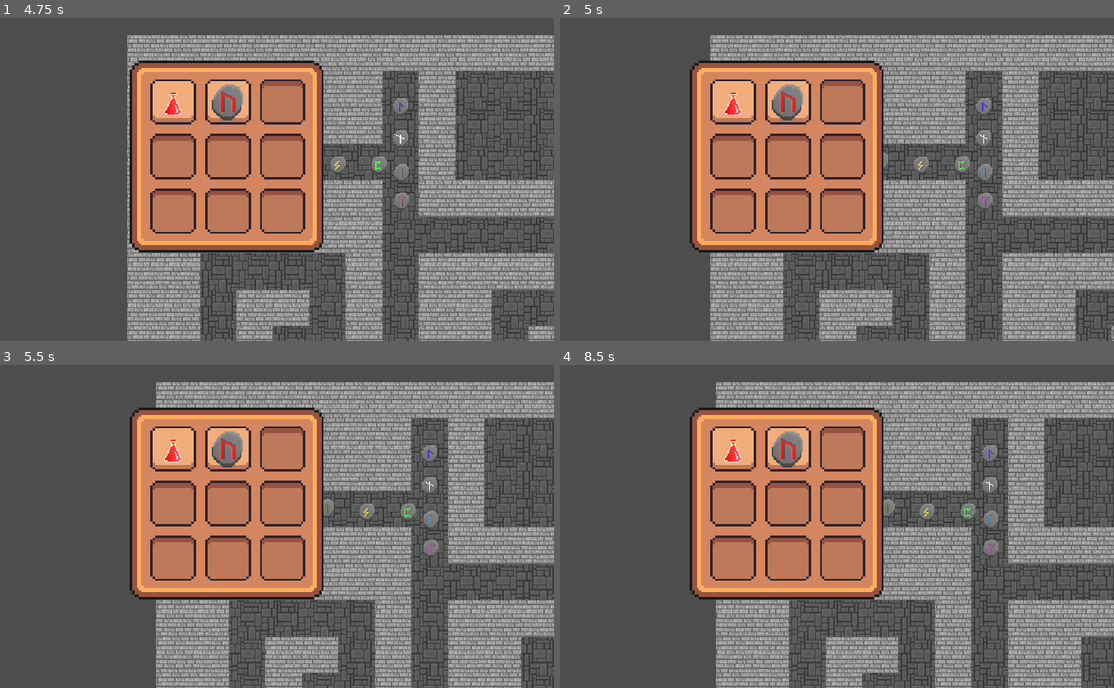
Above: before the commit, frames 1-4 (two rows, left to right).
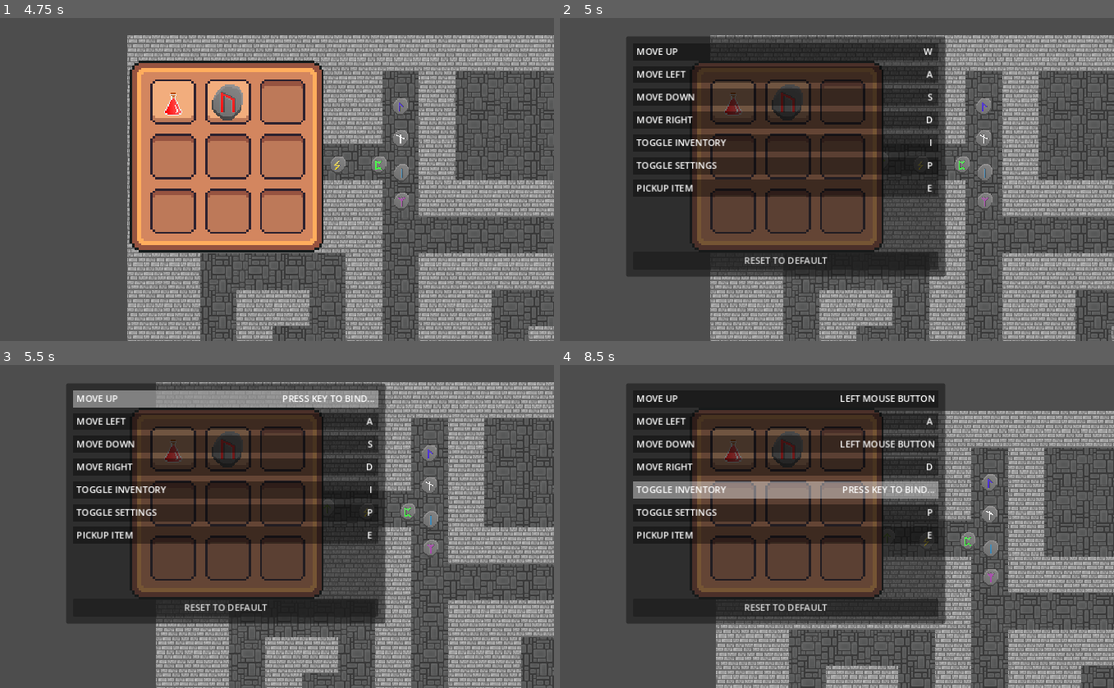
Above: after the commit, the same moments.

Repository: JCudak/ConquerDarkness
Game: Godot game, scene res://assets/scenes/main.tscn
The game is run twice, just before and just after one commit, with the same random seed, the same clock (stepped at 60 frames per second) and the same inputs.
Inputs (mouse positions are in pixels of both pictures, inside the frame that each line leads up to):
- Up to frame 1 (4.75 s): tap Enter at 0.5 s; move the mouse to (371, 137) at 0.52 s; hold D (right) 0.53-1.28 s; hold E (pickup_item) 0.53-1.28 s; click (371, 137) at 0.67 s; move the mouse to (94, 176) at 1.27 s; hold S (down) 1.28-2.03 s; tap E (pickup_item) at 1.35, 2.85, 4.35 s; click (94, 176) at 1.42 s; move the mouse to (293, 76) at 2.02 s; hold D (right) 2.03-2.78 s; hold E (pickup_item) 2.03-2.78 s; click (293, 76) at 2.17 s; move the mouse to (193, 231) at 2.77 s; hold W (up) 2.78-3.53 s; click (193, 231) at 2.92 s; move the mouse to (421, 211) at 3.52 s; hold E (pickup_item) 3.53-4.28 s; hold A (left) from 3.53 s (still down); click (421, 211) at 3.67 s; tap I (toggle_inventory) at 4.15 s; move the mouse to (27, 101) at 4.27 s; click (27, 101) at 4.42 s
- Up to frame 2 (5 s): keep holding A (left); tap P (toggle_settings, bound only after the commit) at 4.9 s
- Up to frame 3 (5.5 s): release A (left) at 5 s; click (227, 397) at 5.02 s
- Up to frame 4 (8.5 s): click (787, 423) at 5.77 s; click (787, 445) at 6.52 s; click (787, 468) at 7.27 s; click (787, 490) at 8.02 s

Frame 1 is identical in both runs. In frame 2, 40% of the frame differs, in the area x 12-70%, y 5-81%; in frame 3, 39%; in frame 4, 62%, in the area x 12-100%, y 5-100%.

Commit message:
[33] added key bindings

Diff:
--- /dev/null
+++ b/assets/scenes/input_settings/input_button.tscn
@@ -0,0 +1,56 @@
+[gd_scene load_steps=4 format=3 uid="uid://c2boi33dg7won"]
+
+[sub_resource type="StyleBoxFlat" id="StyleBoxFlat_0hftw"]
+bg_color = Color(0, 0, 0, 0.392157)
+
+[sub_resource type="StyleBoxFlat" id="StyleBoxFlat_esvc1"]
+bg_color = Color(1, 1, 1, 0.392157)
+
+[sub_resource type="SystemFont" id="SystemFont_mifhc"]
+subpixel_positioning = 0
+
+[node name="InputButton" type="Button"]
+custom_minimum_size = Vector2(0, 30)
+anchors_preset = 10
+anchor_right = 1.0
+grow_horizontal = 2
+focus_mode = 0
+theme_override_styles/normal = SubResource("StyleBoxFlat_0hftw")
+theme_override_styles/hover = SubResource("StyleBoxFlat_esvc1")
+theme_override_styles/pressed = SubResource("StyleBoxFlat_esvc1")
+
+[node name="MarginContainer" type="MarginContainer" parent="."]
+layout_mode = 1
+anchors_preset = 15
+anchor_right = 1.0
+anchor_bottom = 1.0
+grow_horizontal = 2
+grow_vertical = 2
+theme_override_constants/margin_left = 6
+theme_override_constants/margin_top = 3
+theme_override_constants/margin_right = 6
+theme_override_constants/margin_bottom = 3
+
+[node name="HBoxContainer" type="HBoxContainer" parent="MarginContainer"]
+layout_mode = 2
+
+[node name="LabelAction" type="Label" parent="MarginContainer/HBoxContainer"]
+layout_mode = 2
+mouse_filter = 1
+theme_override_fonts/font = SubResource("SystemFont_mifhc")
+text = "action name"
+vertical_alignment = 1
+uppercase = true
+
+[node name="Spacer" type="Control" parent="MarginContainer/HBoxContainer"]
+layout_mode = 2
+size_flags_horizontal = 3
+mouse_filter = 1
+
+[node name="LabelInput" type="Label" parent="MarginContainer/HBoxContainer"]
+layout_mode = 2
+mouse_filter = 1
+theme_override_fonts/font = SubResource("SystemFont_mifhc")
+text = "input key"
+vertical_alignment = 1
+uppercase = true
--- /dev/null
+++ b/assets/scenes/input_settings/input_settings.tscn
@@ -0,0 +1,62 @@
+[gd_scene load_steps=4 format=3 uid="uid://dn3vjaep77r6h"]
+
+[ext_resource type="Script" path="res://scripts/input_settings.gd" id="1_br2po"]
+[ext_resource type="PackedScene" uid="uid://c2boi33dg7won" path="res://assets/scenes/input_settings/input_button.tscn" id="1_k1nge"]
+
+[sub_resource type="SystemFont" id="SystemFont_bkjo1"]
+
+[node name="InputSettings" type="Control"]
+layout_mode = 3
+anchors_preset = 15
+anchor_right = 1.0
+anchor_bottom = 1.0
+grow_horizontal = 2
+grow_vertical = 2
+script = ExtResource("1_br2po")
+
+[node name="PanelContainer" type="PanelContainer" parent="."]
+layout_mode = 1
+anchors_preset = 8
+anchor_left = 0.5
+anchor_top = 0.5
+anchor_right = 0.5
+anchor_bottom = 0.5
+offset_left = -280.0
+offset_top = -211.0
+offset_right = 280.0
+offset_bottom = 211.0
+grow_horizontal = 2
+grow_vertical = 2
+
+[node name="MarginContainer" type="MarginContainer" parent="PanelContainer"]
+layout_mode = 2
+theme_override_constants/margin_left = 12
+theme_override_constants/margin_top = 12
+theme_override_constants/margin_right = 12
+theme_override_constants/margin_bottom = 12
+
+[node name="VBoxContainer" type="VBoxContainer" parent="PanelContainer/MarginContainer"]
+layout_mode = 2
+
+[node name="ScrollContainer" type="ScrollContainer" parent="PanelContainer/MarginContainer/VBoxContainer"]
+layout_mode = 2
+size_flags_vertical = 3
+
+[node name="ActionList" type="VBoxContainer" parent="PanelContainer/MarginContainer/VBoxContainer/ScrollContainer"]
+layout_mode = 2
+size_flags_horizontal = 3
+theme_override_constants/separation = 10
+
+[node name="InputButton" parent="PanelContainer/MarginContainer/VBoxContainer/ScrollContainer/ActionList" instance=ExtResource("1_k1nge")]
+layout_mode = 2
+
+[node name="InputButton2" parent="PanelContainer/MarginContainer/VBoxContainer/ScrollContainer/ActionList" instance=ExtResource("1_k1nge")]
+layout_mode = 2
+
+[node name="ResetButton" type="Button" parent="PanelContainer/MarginContainer/VBoxContainer"]
+layout_mode = 2
+focus_mode = 0
+theme_override_fonts/font = SubResource("SystemFont_bkjo1")
+text = "RESET TO DEFAULT"
+
+[connection signal="pressed" from="PanelContainer/MarginContainer/VBoxContainer/ResetButton" to="." method="_on_reset_button_pressed"]
--- a/assets/scenes/main.tscn
+++ b/assets/scenes/main.tscn
@@ -1,10 +1,11 @@
-[gd_scene load_steps=17 format=3 uid="uid://c3j5g5nb4t434"]
+[gd_scene load_steps=18 format=3 uid="uid://c3j5g5nb4t434"]
 
 [ext_resource type="PackedScene" uid="uid://cudhf3metsc00" path="res://assets/scenes/terrain_blocks/1-entry-block.tscn" id="1_0ixr5"]
 [ext_resource type="Script" path="res://scripts/world.gd" id="1_jga0u"]
 [ext_resource type="PackedScene" uid="uid://chkbbejdqfu" path="res://assets/scenes/player/player.tscn" id="2_jjyrf"]
 [ext_resource type="PackedScene" uid="uid://bydwo0b04c2tx" path="res://assets/scenes/collectables/potions/big_life_potion.tscn" id="3_t80a5"]
 [ext_resource type="Script" path="res://scripts/canvas_layer.gd" id="4_uxsoa"]
+[ext_resource type="PackedScene" uid="uid://dn3vjaep77r6h" path="res://assets/scenes/input_settings/input_settings.tscn" id="6_4ath2"]
 [ext_resource type="PackedScene" uid="uid://cnnpba7fwvyjg" path="res://assets/scenes/inventory_gui.tscn" id="6_ldoug"]
 [ext_resource type="PackedScene" uid="uid://bi8jn22ybpdk6" path="res://assets/scenes/collectables/runes/urus_rune.tscn" id="7_dfics"]
 [ext_resource type="PackedScene" uid="uid://q1siel8qxfll" path="res://assets/scenes/collectables/runes/teiwaz_rune.tscn" id="8_rmnxx"]
@@ -37,6 +38,8 @@
 script = ExtResource("4_uxsoa")
 
 [node name="InventoryGUI" parent="CanvasLayer" instance=ExtResource("6_ldoug")]
+
+[node name="InputSettings" parent="CanvasLayer" instance=ExtResource("6_4ath2")]
 
 [node name="Consumables" type="Node" parent="."]
 
--- a/project.godot
+++ b/project.godot
@@ -29,34 +29,22 @@
 
 left={
 "deadzone": 0.5,
-"events": [Object(InputEventKey,"resource_local_to_scene":fa …(140 unchanged characters)… d":false,"keycode":0,"physical_keycode":4194319,"key_label":0,"unicode":0,"echo":false,"script":null)
-, Object(InputEventKey,"resource_local_to_scene":false,"resource_name":"","device":-1,"window_id":0,"alt_pressed":false,"shift_pressed":false,"ctrl_pressed":false,"meta_pressed":false,"pressed":false,"keycode":0,"physical_keycode":65,"key_label":0,"unicode":97,"echo":false,"script":null)
-, Object(InputEventJoypadButton,"resource_local_to_scene":false,"resource_name":"","device":-1,"button_index":13,"pressure":0.0,"pressed":false,"script":null)
-, Object(InputEventJoypadMotion,"resource_local_to_scene":false,"resource_name":"","device":-1,"axis":0,"axis_value":-1.0,"script":null)
+"events": [Object(InputEventKey,"resource_local_to_scene":fa …(140 unchanged characters)… d":false,"keycode":0,"physical_keycode":65,"key_label":0,"unicode":97,"echo":false,"script":null)
 ]
 }
 right={
 "deadzone": 0.5,
-"events": [Object(InputEventKey,"resource_local_to_scene":fa …(140 unchanged characters)… d":false,"keycode":0,"physical_keycode":4194321,"key_label":0,"unicode":0,"echo":false,"script":null)
-, Object(InputEventKey,"resource_local_to_scene":false,"resource_name":"","device":-1,"window_id":0,"alt_pressed":false,"shift_pressed":false,"ctrl_pressed":false,"meta_pressed":false,"pressed":false,"keycode":0,"physical_keycode":68,"key_label":0,"unicode":100,"echo":false,"script":null)
-, Object(InputEventJoypadButton,"resource_local_to_scene":false,"resource_name":"","device":-1,"button_index":14,"pressure":0.0,"pressed":false,"script":null)
-, Object(InputEventJoypadMotion,"resource_local_to_scene":false,"resource_name":"","device":-1,"axis":0,"axis_value":1.0,"script":null)
+"events": [Object(InputEventKey,"resource_local_to_scene":fa …(140 unchanged characters)… d":false,"keycode":0,"physical_keycode":68,"key_label":0,"unicode":100,"echo":false,"script":null)
 ]
 }
 up={
 "deadzone": 0.5,
-"events": [Object(InputEventKey,"resource_local_to_scene":fa …(140 unchanged characters)… d":false,"keycode":0,"physical_keycode":4194320,"key_label":0,"unicode":0,"echo":false,"script":null)
-, Object(InputEventKey,"resource_local_to_scene":false,"resource_name":"","device":-1,"window_id":0,"alt_pressed":false,"shift_pressed":false,"ctrl_pressed":false,"meta_pressed":false,"pressed":false,"keycode":0,"physical_keycode":87,"key_label":0,"unicode":119,"echo":false,"script":null)
-, Object(InputEventJoypadButton,"resource_local_to_scene":false,"resource_name":"","device":-1,"button_index":11,"pressure":0.0,"pressed":false,"script":null)
-, Object(InputEventJoypadMotion,"resource_local_to_scene":false,"resource_name":"","device":-1,"axis":1,"axis_value":-1.0,"script":null)
+"events": [Object(InputEventKey,"resource_local_to_scene":fa …(140 unchanged characters)… d":false,"keycode":0,"physical_keycode":87,"key_label":0,"unicode":119,"echo":false,"script":null)
 ]
 }
 down={
 "deadzone": 0.5,
-"events": [Object(InputEventKey,"resource_local_to_scene":fa …(140 unchanged characters)… d":false,"keycode":0,"physical_keycode":4194322,"key_label":0,"unicode":0,"echo":false,"script":null)
-, Object(InputEventKey,"resource_local_to_scene":false,"resource_name":"","device":-1,"window_id":0,"alt_pressed":false,"shift_pressed":false,"ctrl_pressed":false,"meta_pressed":false,"pressed":false,"keycode":0,"physical_keycode":83,"key_label":0,"unicode":115,"echo":false,"script":null)
-, Object(InputEventJoypadButton,"resource_local_to_scene":false,"resource_name":"","device":-1,"button_index":12,"pressure":0.0,"pressed":false,"script":null)
-, Object(InputEventJoypadMotion,"resource_local_to_scene":false,"resource_name":"","device":-1,"axis":1,"axis_value":1.0,"script":null)
+"events": [Object(InputEventKey,"resource_local_to_scene":fa …(140 unchanged characters)… d":false,"keycode":0,"physical_keycode":83,"key_label":0,"unicode":115,"echo":false,"script":null)
 ]
 }
 toggle_inventory={
@@ -69,6 +57,11 @@
 "events": [Object(InputEventKey,"resource_local_to_scene":false,"resource_name":"","device":-1,"window_id":0,"alt_pressed":false,"shift_pressed":false,"ctrl_pressed":false,"meta_pressed":false,"pressed":false,"keycode":0,"physical_keycode":69,"key_label":0,"unicode":101,"echo":false,"script":null)
 ]
 }
+toggle_settings={
+"deadzone": 0.5,
+"events": [Object(InputEventKey,"resource_local_to_scene":false,"resource_name":"","device":-1,"window_id":0,"alt_pressed":false,"shift_pressed":false,"ctrl_pressed":false,"meta_pressed":false,"pressed":false,"keycode":0,"physical_keycode":80,"key_label":0,"unicode":112,"echo":false,"script":null)
+]
+}
 
 [rendering]
 
--- a/scripts/canvas_layer.gd
+++ b/scripts/canvas_layer.gd
@@ -1,9 +1,11 @@
 extends CanvasLayer
 
 @onready var inventory = $InventoryGUI
+@onready var settings = $InputSettings
 
 func _ready():
 	inventory.close()
+	settings.close()
 
 func _input(event):
 	if event.is_action_pressed("toggle_inventory"):
@@ -11,3 +13,8 @@
 			inventory.close()
 		else:
 			inventory.open()
+	if event.is_action_pressed("toggle_settings"):
+		if settings.isOpen:
+			settings.close()
+		else:
+			settings.open()
--- /dev/null
+++ b/scripts/input_settings.gd
@@ -0,0 +1,82 @@
+extends Control
+
+@onready var input_button_scene = preload("res://assets/scenes/input_settings/input_button.tscn")
+@onready var action_list = $PanelContainer/MarginContainer/VBoxContainer/ScrollContainer/ActionList
+
+var is_remapping = false
+var action_to_remap = null
+var remapping_button = null
+
+var isOpen: bool = false
+
+var input_actions = {
+	"up": "Move up",
+	"left": "Move left",
+	"down": "Move down",
+	"right": "Move right",
+	"toggle_inventory": "Toggle inventory",
+	"toggle_settings": "Toggle settings",
+	"pickup_item": "Pickup item"
+}
+
+func open():
+	visible=true
+	isOpen=true
+
+func close():
+	visible=false
+	isOpen=false
+
+func _ready():
+	_create_action_list()
+
+func _create_action_list():
+	InputMap.load_from_project_settings()
+	for item in action_list.get_children():
+		item.queue_free()
+
+	for action in input_actions:
+		var button = input_button_scene.instantiate()
+		var action_label = button.find_child("LabelAction")
+		var input_label = button.find_child("LabelInput")
+
+		action_label.text = input_actions[action]
+
+		var events = InputMap.action_get_events(action)
+		if events.size() > 0:
+			input_label.text = events[0].as_text().trim_suffix( "(Physical)")
+		else:
+			input_label.text = ""
+
+		action_list.add_child(button)
+		button.pressed.connect(_on_input_button_pressed.bind(button, action))
+
+func _on_input_button_pressed(button, action):
+	if !is_remapping:
+		is_remapping = true
+		action_to_remap = action
+		remapping_button = button
+		button.find_child("LabelInput").text = "Press key to bind..."
+
+func _input(event):
+	if is_remapping:
+		if(
+			event is InputEventKey ||
+			(event is InputEventMouseButton && event.pressed)
+		):
+			InputMap.action_erase_events(action_to_remap)
+			InputMap.action_add_event(action_to_remap, event)
+			_update_action_list(remapping_button, event)
+
+			is_remapping = false
+			action_to_remap = null
+			remapping_button = null
+
+			accept_event()
+
+func _update_action_list(button, event):
+	button.find_child("LabelInput").text = event.as_text().trim_suffix( "(Physical)")
+
+
+func _on_reset_button_pressed():
+	_create_action_list()
--- a/scripts/inventory_gui.gd
+++ b/scripts/inventory_gui.gd
@@ -1,7 +1,4 @@
 extends Control
-
-signal opened
-signal closed
 
 var isOpen: bool = false
 
@@ -19,9 +16,7 @@
 func open():
 	visible=true
 	isOpen=true
-	opened.emit()
 
 func close():
 	visible=false
 	isOpen=false
-	closed.emit()
